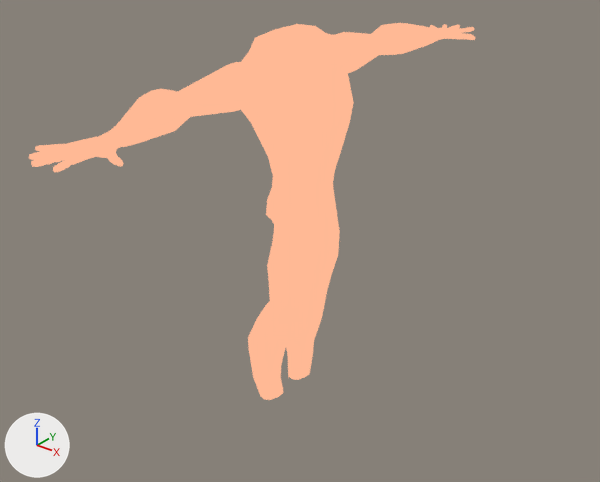
The Blender file blend/props/personaje/personaje-torso+piernas+manos + pies.blend: old version first, new version second.
One viewpoint serves both versions: a 50 mm camera at (11.7, -14.85, 7.35) aimed at (0.67, -1.07, -1.2). Every picture has the same lights, and +X, +Y and +Z are marked at lower left.

In view in the first picture: 'torso'.
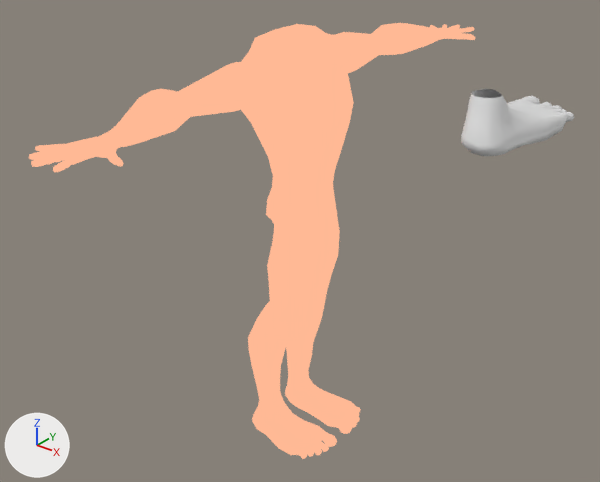
Commit message: personaje actualizado

Patch to the scene script:
```diff
--- a/blend/props/personaje/personaje-torso+piernas+manos + pies.blend.py
+++ b/blend/props/personaje/personaje-torso+piernas+manos + pies.blend.py
@@ me_cube_001 @@
 # used by ob_torso; location = (0.0, 0.0, 0.0)
-me_cube_001.from_pydata(...)  # 967 vertices, 958 faces; spans x -1.24..1.01, y -7.35..0.0, z -6.49..3.47
+me_cube_001.from_pydata(...)  # 1272 vertices, 1275 faces; spans x -1.24..1.33, y -7.35..0.0, z -7.54..3.47
+# me_cube_001 part 1: 26 vertices moved from x -1.21..-0.36, y -1.17..-0.27, z -6.41..-5.39 to x -1.2..-0.38, y -1.15..-0.31, z -6.46..-5.39; 11 vertices removed from x -0.99..-0.4, y -0.95..-0.25, z -6.49..-6.39; 316 vertices added at x -1.19..1.33, y -1.35..-0.17, z -7.54..-6.58
 me_cube_001.materials.append(mat_material_002)
@@ me_cube_007 @@
+me_cube_007.from_pydata(...)  # 327 vertices, 328 faces; spans x -5.8..1.0, y -15.5..3.3, z -5.1..0.7
+me_cube_007.polygons.foreach_set('use_smooth', [True] * 328)
@@ ob_pie @@
+ob_pie = bpy.data.objects.new('pie', me_cube_007)
+ob_pie.location = (5.46, -0.33, 2.69)
+ob_pie.rotation_euler = (0.0, -3.142, 0.0)  # degrees (0, -180, 0)
+ob_pie.scale = (0.174, 0.174, 0.174)
```

Where the change shows, as pixel boxes [x1, y1, x2, y2] in the pictures (600 x 482 px):
'torso', reshaped (16% taller): before [29, 23, 475, 400]; after [29, 23, 475, 459]
'pie', added: after [461, 89, 574, 156]
part 1 of me_cube_001, built on: before [249, 332, 317, 400]; after [249, 332, 361, 459]
